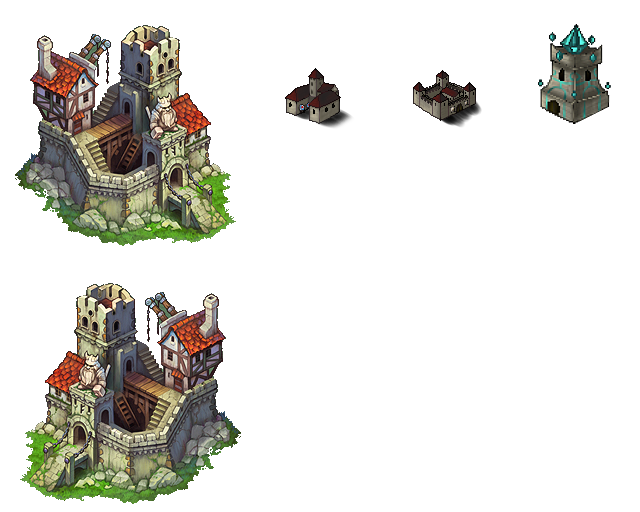
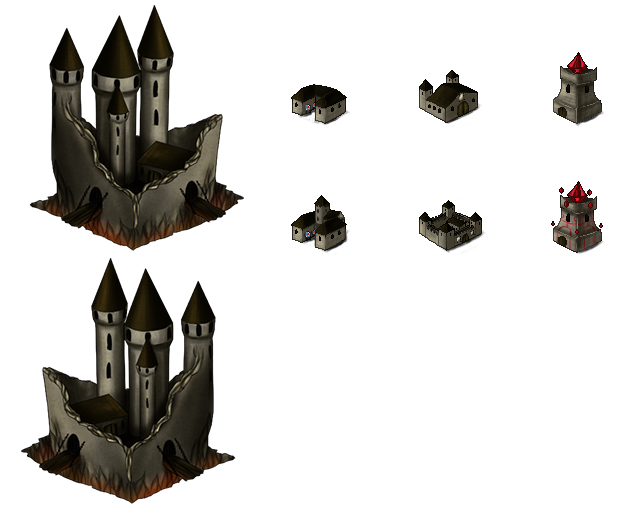
Layer changes from the first w=640, h=512 image to the second:
added group "dark_buildings" with 6 layers above "MAIN_Castles" over bbox(291, 52, 611, 255)
added layer "dark_archer_1" in group "dark_buildings" over bbox(291, 83, 354, 128)
added layer "dark_fighter_1" in group "dark_buildings" over bbox(419, 70, 482, 128)
added layer "red_magic_1" in group "dark_buildings" over bbox(553, 52, 606, 127)
added layer "dark_archer_2" in group "dark_buildings" over bbox(291, 195, 350, 255)
added layer "dark_fighter_2" in group "dark_buildings" over bbox(419, 199, 488, 254)
added layer "red_magic_2" in group "dark_buildings" over bbox(551, 181, 607, 255)
added group "MAIN_Castles" with 5 layers above "d" over bbox(15, 5, 297, 504)
added layer "evil castle copy" in group "MAIN_Castles" over bbox(21, 258, 236, 504)
added layer "evil castle" in group "MAIN_Castles" over bbox(29, 5, 244, 251)
hid "Layer 6" over bbox(285, 68, 354, 129)
hid "Layer 5" over bbox(413, 70, 482, 128)
renamed "Layer 7" to "BiggerBlueM", hid it over bbox(538, 24, 611, 124)
hid "Layer 1 copy 4", moved it into group "BK" over bbox(15, 25, 241, 504)
